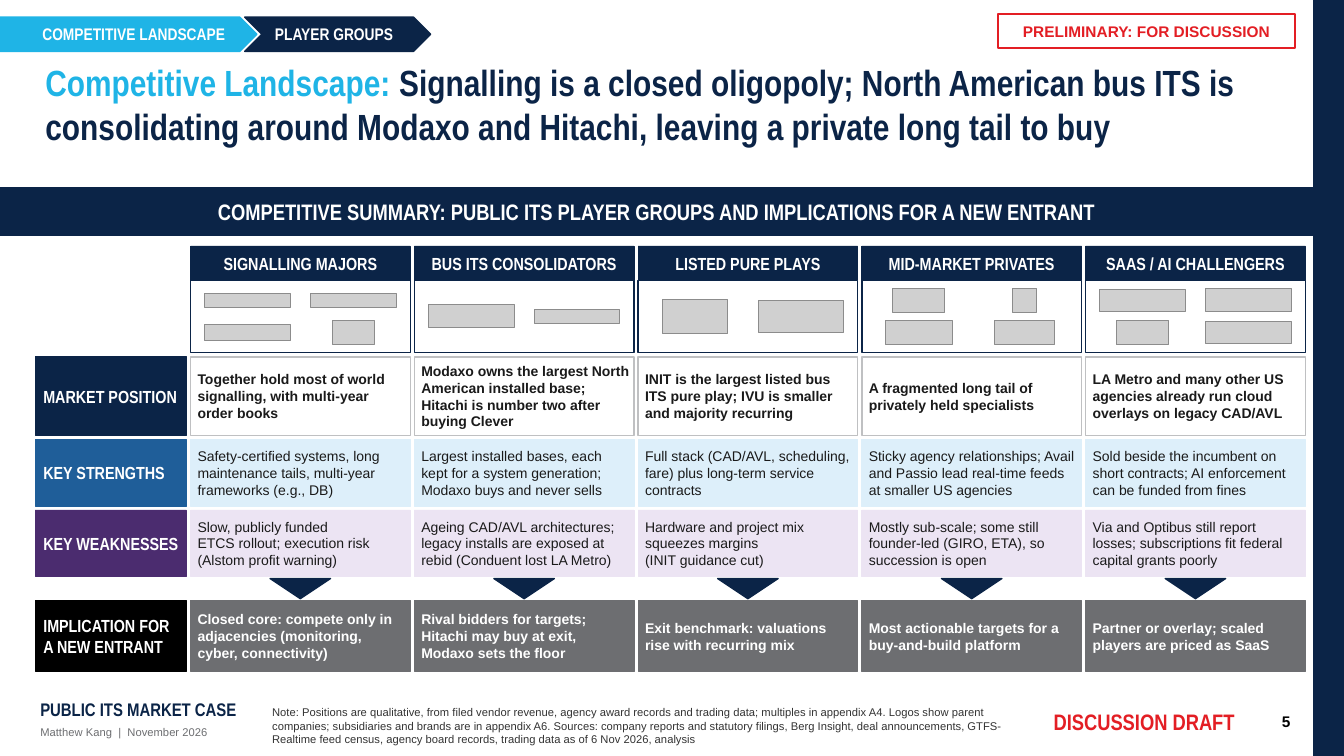
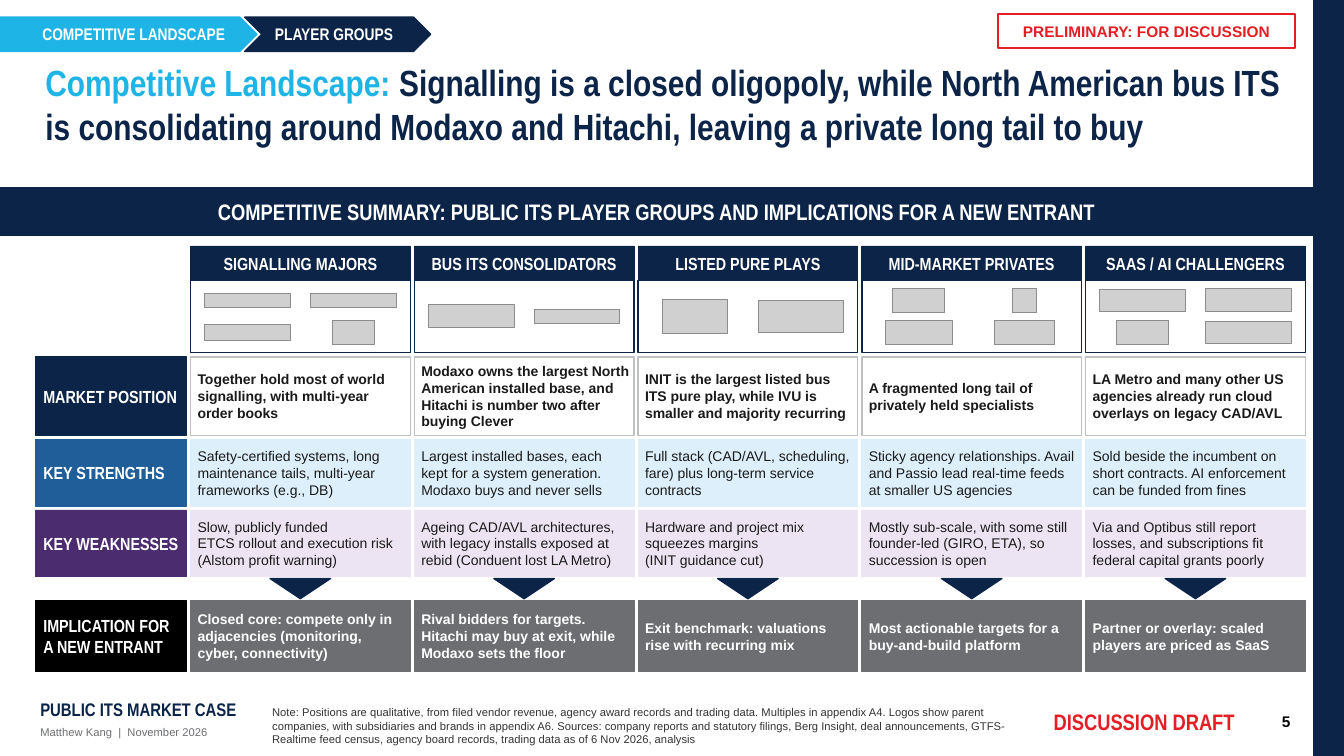
Before and after one commit to matthewkang858/Project-2-, a slide deck: slide 5 of its-market-case/deck/Public_ITS_Market_Case.pptx. Drawn at 1344x756 pixels with LibreOffice and Linux fonts; fonts in the diff are those of the drawing; grey boxes stand for pictures. Boxes give left, top, right and bottom in pixels: in the first picture for what was removed or moved away, otherwise in the second. Text is boxed around its words. In the diff, an @@ line names an element or a change of style, - is before the commit and + after.

```diff
--- a/its-market-case/deck/Public_ITS_Market_Case.pptx
+++ b/its-market-case/deck/Public_ITS_Market_Case.pptx
@@ title at <box>45,69,1279,147</box>: text changed @@
-Competitive Landscape: Signalling is a closed oligopoly; North American bus ITS is consolidating around Modaxo and Hitachi, leaving a private long tail to buy
+Competitive Landscape: Signalling is a closed oligopoly, while North American bus ITS is consolidating around Modaxo and Hitachi, leaving a private long tail to buy
@@ text at <box>421,366,629,429</box>: text changed @@
-Modaxo owns the largest North American installed base; Hitachi is number two after buying Clever
+Modaxo owns the largest North American installed base, and Hitachi is number two after buying Clever
@@ text at <box>645,374,846,421</box>: text changed @@
-INIT is the largest listed bus ITS pure play; IVU is smaller and majority recurring
+INIT is the largest listed bus ITS pure play, while IVU is smaller and majority recurring
@@ text at <box>421,451,602,498</box>: text changed @@
-Largest installed bases, each kept for a system generation; Modaxo buys and never sells
+Largest installed bases, each kept for a system generation. Modaxo buys and never sells
@@ text at <box>869,451,1074,498</box>: text changed @@
-Sticky agency relationships; Avail and Passio lead real-time feeds at smaller US agencies
+Sticky agency relationships. Avail and Passio lead real-time feeds at smaller US agencies
@@ text at <box>1093,451,1286,495</box>: text changed @@
-Sold beside the incumbent on short contracts; AI enforcement can be funded from fines
+Sold beside the incumbent on short contracts. AI enforcement can be funded from fines
@@ text at <box>198,522,393,568</box>: text changed @@
-Slow, publicly funded ETCS rollout; execution risk (Alstom profit warning)
+Slow, publicly funded ETCS rollout and execution risk (Alstom profit warning)
@@ text at <box>421,522,615,568</box>: text changed @@
-Ageing CAD/AVL architectures; legacy installs are exposed at rebid (Conduent lost LA Metro)
+Ageing CAD/AVL architectures, with legacy installs exposed at rebid (Conduent lost LA Metro)
@@ text at <box>869,522,1067,568</box>: text changed @@
-Mostly sub-scale; some still founder-led (GIRO, ETA), so succession is open
+Mostly sub-scale, with some still founder-led (GIRO, ETA), so succession is open
@@ text at <box>1093,522,1264,568</box>: text changed @@
-Via and Optibus still report losses; subscriptions fit federal capital grants poorly
+Via and Optibus still report losses, and subscriptions fit federal capital grants poorly
@@ text at <box>421,614,615,658</box>: text changed @@
-Rival bidders for targets; Hitachi may buy at exit, Modaxo sets the floor
+Rival bidders for targets. Hitachi may buy at exit, while Modaxo sets the floor
@@ text at <box>1093,623,1269,653</box>: text changed @@
-Partner or overlay; scaled players are priced as SaaS
+Partner or overlay: scaled players are priced as SaaS
@@ text at <box>272,708,1005,746</box>: text changed @@
-Note: Positions are qualitative, from filed vendor revenue, agency award records and trading data; multiples in appendix A4. Logos show parent companies; subsidiaries and brands are in appendix A6. Sources: company reports and statutory filings, Berg Insight, deal announcements, GTFS-Realtime feed census, agency board records, trading data as of 6 Nov 2026, analysis
+Note: Positions are qualitative, from filed vendor revenue, agency award records and trading data. Multiples in appendix A4. Logos show parent companies, with subsidiaries and brands in appendix A6. Sources: company reports and statutory filings, Berg Insight, deal announcements, GTFS-Realtime feed census, agency board records, trading data as of 6 Nov 2026, analysis
```
Also in this commit, not shown: 5 other slides changed, 3 other files.
